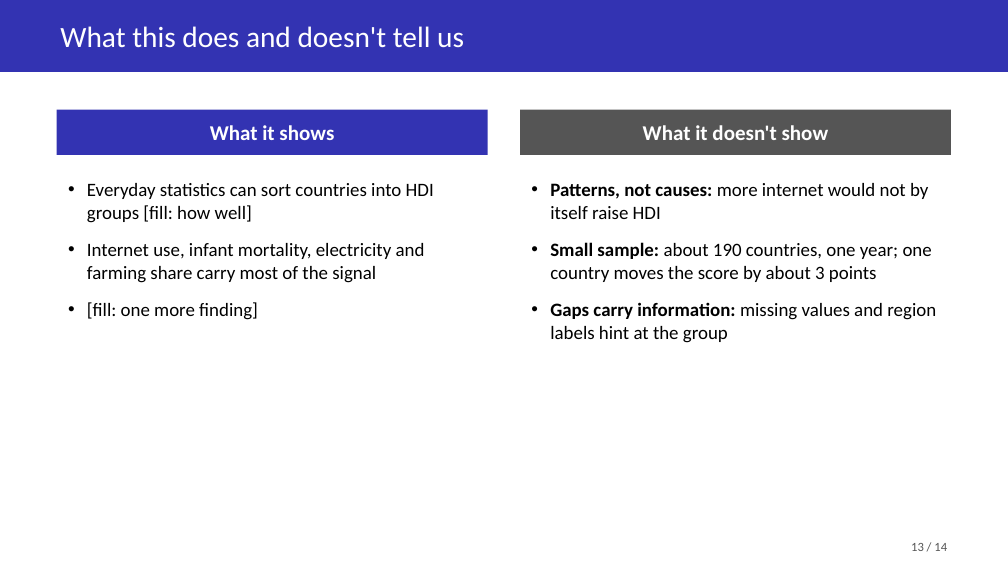
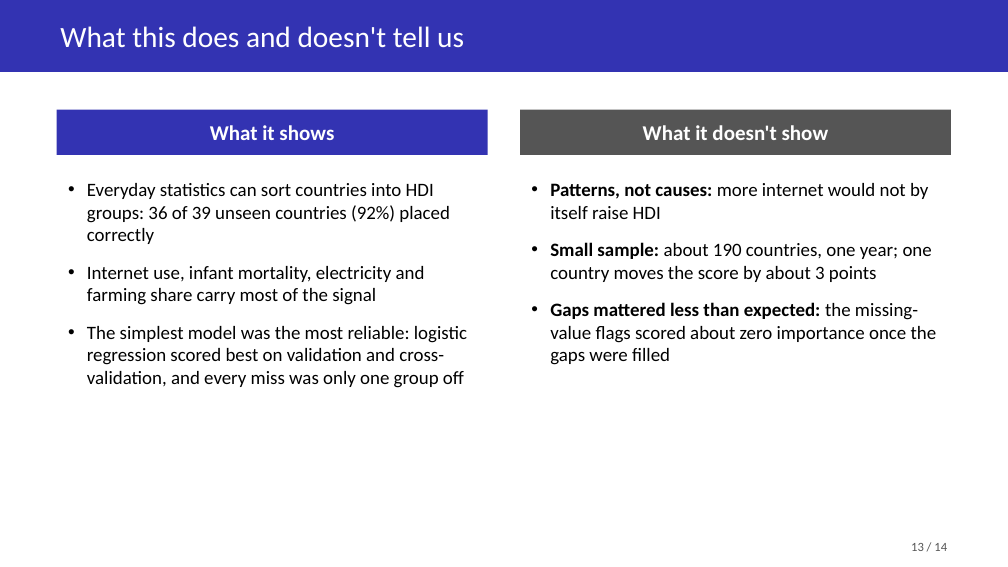
Before and after one commit to Soemon007/DS203_GroupProject, a slide deck: slide 13 of deliverables/DS203_Slides.pptx. Drawn at 1008x567 pixels with LibreOffice and Linux fonts; fonts in the diff are those of the drawing. Boxes give left, top, right and bottom in pixels: in the first picture for what was removed or moved away, otherwise in the second. Text is boxed around its words. In the diff, an @@ line names an element or a change of style, - is before the commit and + after.

```diff
--- a/deliverables/DS203_Slides.pptx
+++ b/deliverables/DS203_Slides.pptx
@@ text at [87, 183, 450, 244]: text changed @@
-• Everyday statistics can sort countries into HDI groups [fill: how well]
+• Everyday statistics can sort countries into HDI groups: 36 of 39 unseen countries (92%) placed correctly
@@ text at [87, 326, 467, 388]: text changed @@
-• [fill: one more finding]
+• The simplest model was the most reliable: logistic regression scored best on validation and cross-validation, and every miss was only one group off
@@ text at [550, 302, 937, 365]: text changed @@
-• Gaps carry information: missing values and region labels hint at the group
+• Gaps mattered less than expected: the missing-value flags scored about zero importance once the gaps were filled
```
Also in this commit, not shown: 5 other slides changed.
